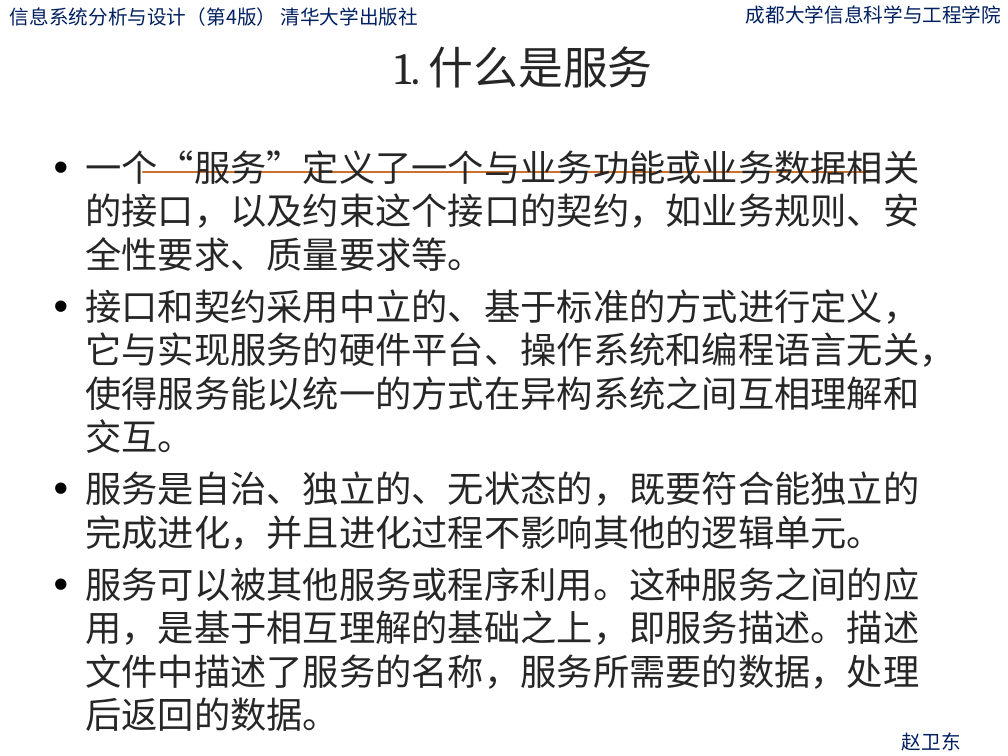
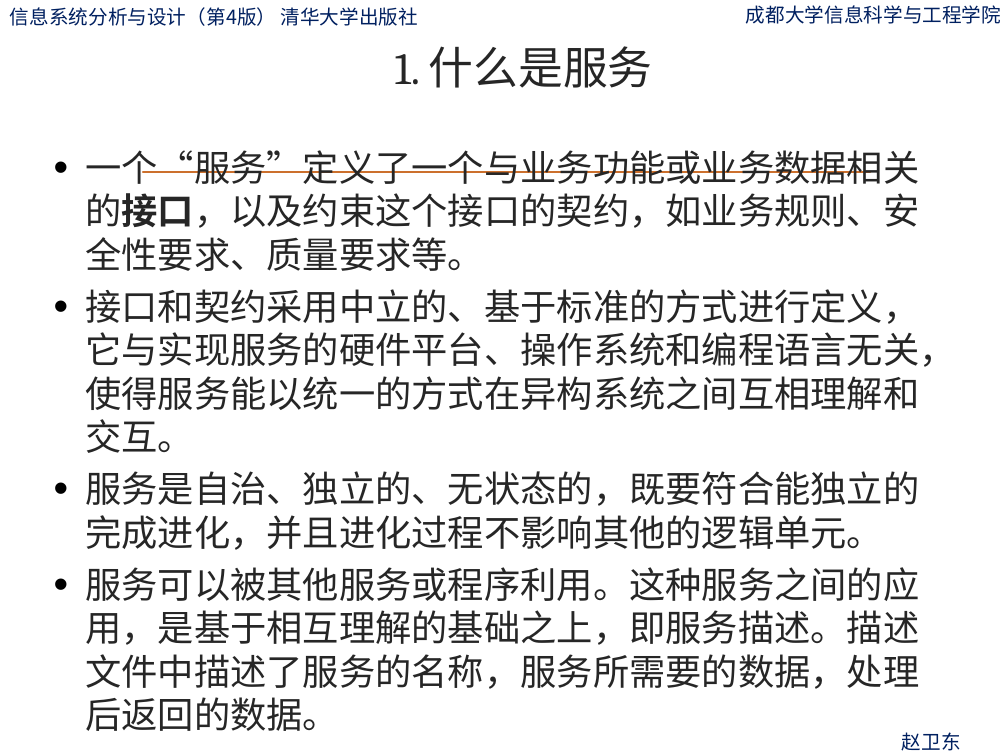
Before and after one commit to zwdcdu/is_analysis, a slide deck: slide 139 of ppt/第10章-系统总体设计.pptx. Drawn at 1008x756 pixels with LibreOffice and Linux fonts; fonts in the diff are those of the drawing; background and template pictures are left out. Boxes give left, top, right and bottom in pixels: in the first picture for what was removed or moved away, otherwise in the second. Text is boxed around its words. In the diff, an @@ line names an element or a change of style, - is before the commit and + after.

```diff
--- a/ppt/第10章-系统总体设计.pptx
+++ b/ppt/第10章-系统总体设计.pptx
@@ text at [85,150,919,271]: bold on in "一个“服务”定义了一个与业务功能或业务数据相关的接口，以及约束这个接口的契约，如业务规则、安全性要求、质量要求等。" @@
```
Also in this commit, not shown: 9 other slides changed, 4 other files.
